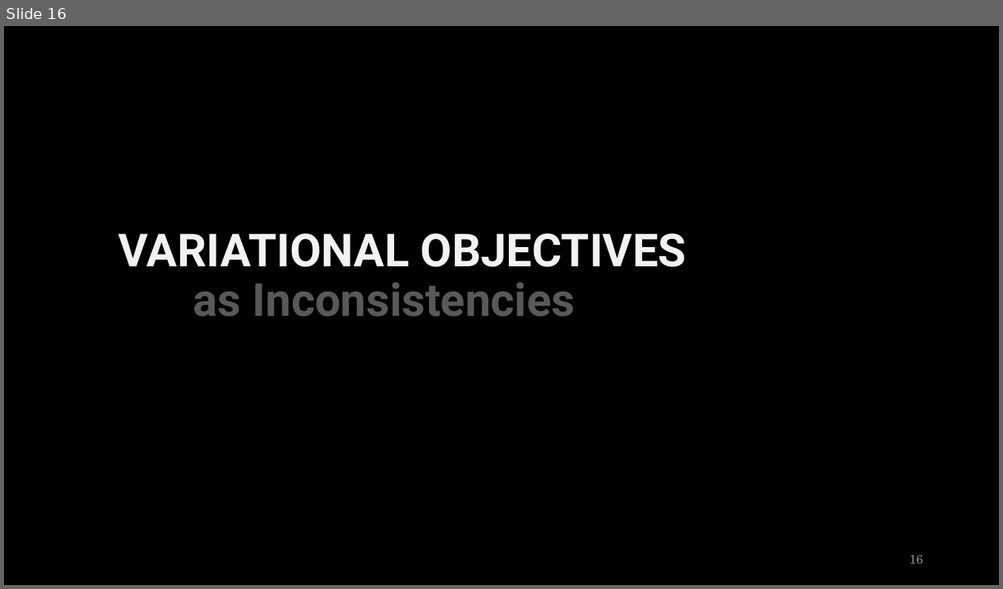
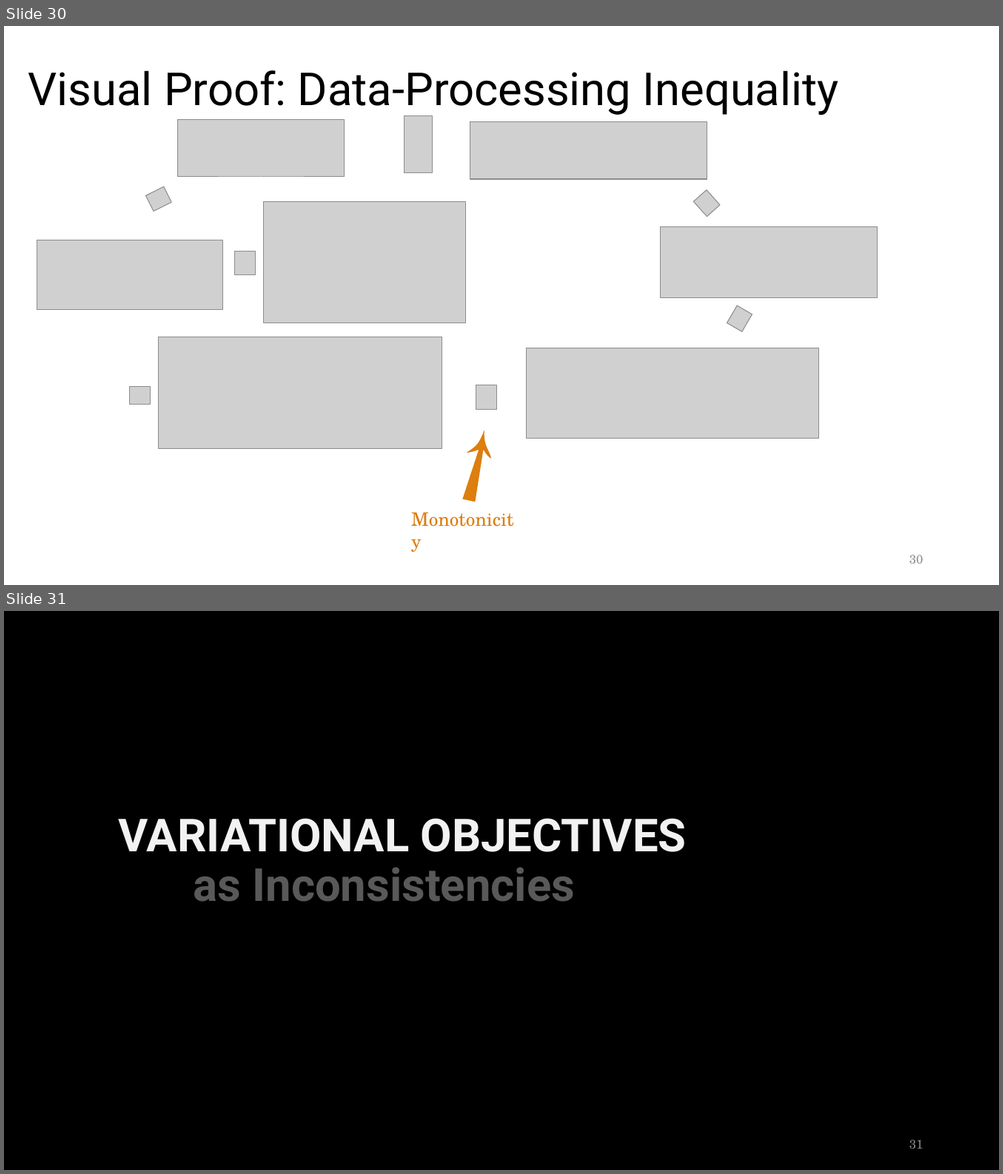
Before and after one commit to orichardson/pdg-expts, a slide deck: present/ai-seminar-2023/one-true-loss--45min.pptx. Shown one above the other, each under a label of ours: slide 16 before the commit, slides 30 and 31 after it. The pictures are 1003x589 and 1003x1174 pixels, drawn with LibreOffice and Linux fonts; fonts in the diff are those of the drawing; grey boxes stand for pictures. Boxes give left, top, right and bottom in pixels: in the first picture for what was removed or moved away, otherwise in the second. Text is boxed around its words. In the diff, an @@ line names an element or a change of style, - is before the commit and + after.

```diff
--- a/present/ai-seminar-2023/one-true-loss--45min.pptx
+++ b/present/ai-seminar-2023/one-true-loss--45min.pptx
@@ slide 30 added at box(4, 26, 999, 585), background #FFFFFF @@
@@ title added at box(28, 70, 839, 116), 44 pt, text #000000 @@
+Visual Proof: Data-Processing Inequality
@@ picture added at box(178, 119, 344, 177) @@
@@ picture added at box(404, 116, 432, 173) @@
@@ picture added at box(470, 121, 707, 179) @@
@@ picture added at box(146, 187, 172, 211) @@
@@ picture added at box(263, 202, 465, 323) @@
@@ picture added at box(694, 190, 720, 216) @@
@@ picture added at box(37, 240, 223, 309) @@
@@ picture added at box(660, 227, 877, 298) @@
@@ picture added at box(235, 251, 256, 275) @@
@@ picture added at box(727, 306, 752, 332) @@
@@ picture added at box(159, 338, 442, 449) @@
@@ picture added at box(526, 349, 819, 439) @@
@@ picture added at box(130, 387, 151, 404) @@
@@ picture added at box(476, 386, 497, 409) @@
@@ freeform shape added at box(456, 428, 497, 504), fill #DD7E0E @@
@@ text added at box(404, 504, 531, 534), 18 pt, text #DD7E0E @@
+Monotonicity
@@ page number added at box(909, 555, 923, 564), 12 pt, text #8C8C8C @@
+30
@@ what was slide 16 is now slide 31 @@
@@ page number at box(909, 1140, 923, 1149): text changed @@
-16
+31
```
Also in this commit, not shown: 16 slides changed, 18 other slides added.
